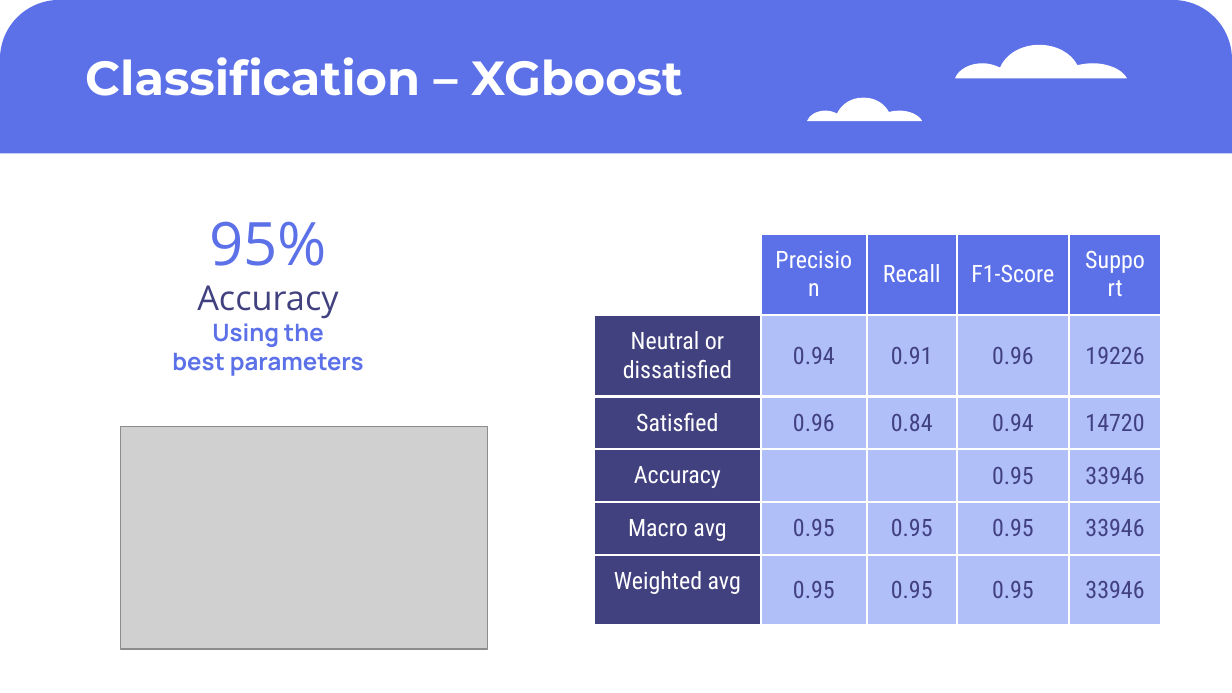
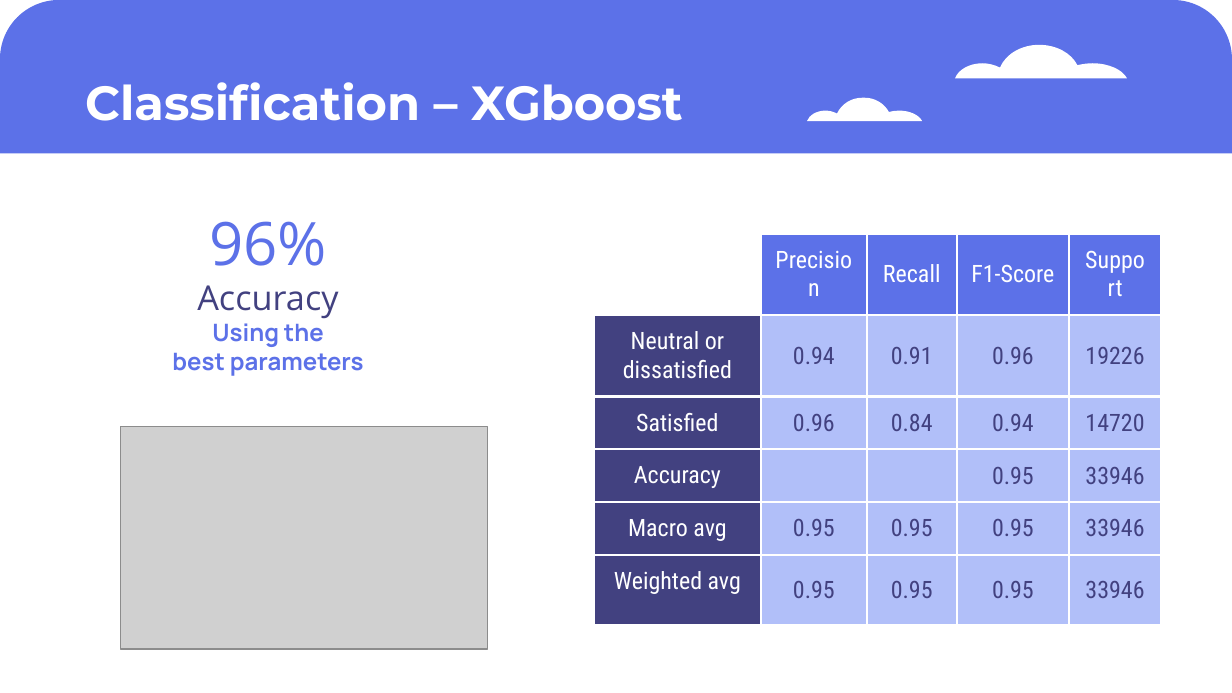
Before and after one commit to McGill-MMA-EnterpriseAnalytics/Flyer_Customer_Satisfaction, a slide deck: slide 13 of Project Presentation.pptx (slide 11 before the commit). Drawn at 1232x693 pixels with LibreOffice and Linux fonts; fonts in the diff are those of the drawing; grey boxes stand for pictures. Boxes give left, top, right and bottom in pixels: in the first picture for what was removed or moved away, otherwise in the second. Text is boxed around its words. In the diff, an @@ line names an element or a change of style, - is before the commit and + after.

```diff
--- a/Project Presentation.pptx
+++ b/Project Presentation.pptx
@@ text "Classification – XGboost": place and size @@
-text "Classification – XGboost" at box(85, 57, 683, 96)
+text "Classification – XGboost" at box(85, 82, 683, 121)
@@ text at box(209, 221, 327, 266): text changed @@
-95%
+96%
```
Also in this commit, not shown: 7 other slides changed, 1 slide added, 1 slide removed.
